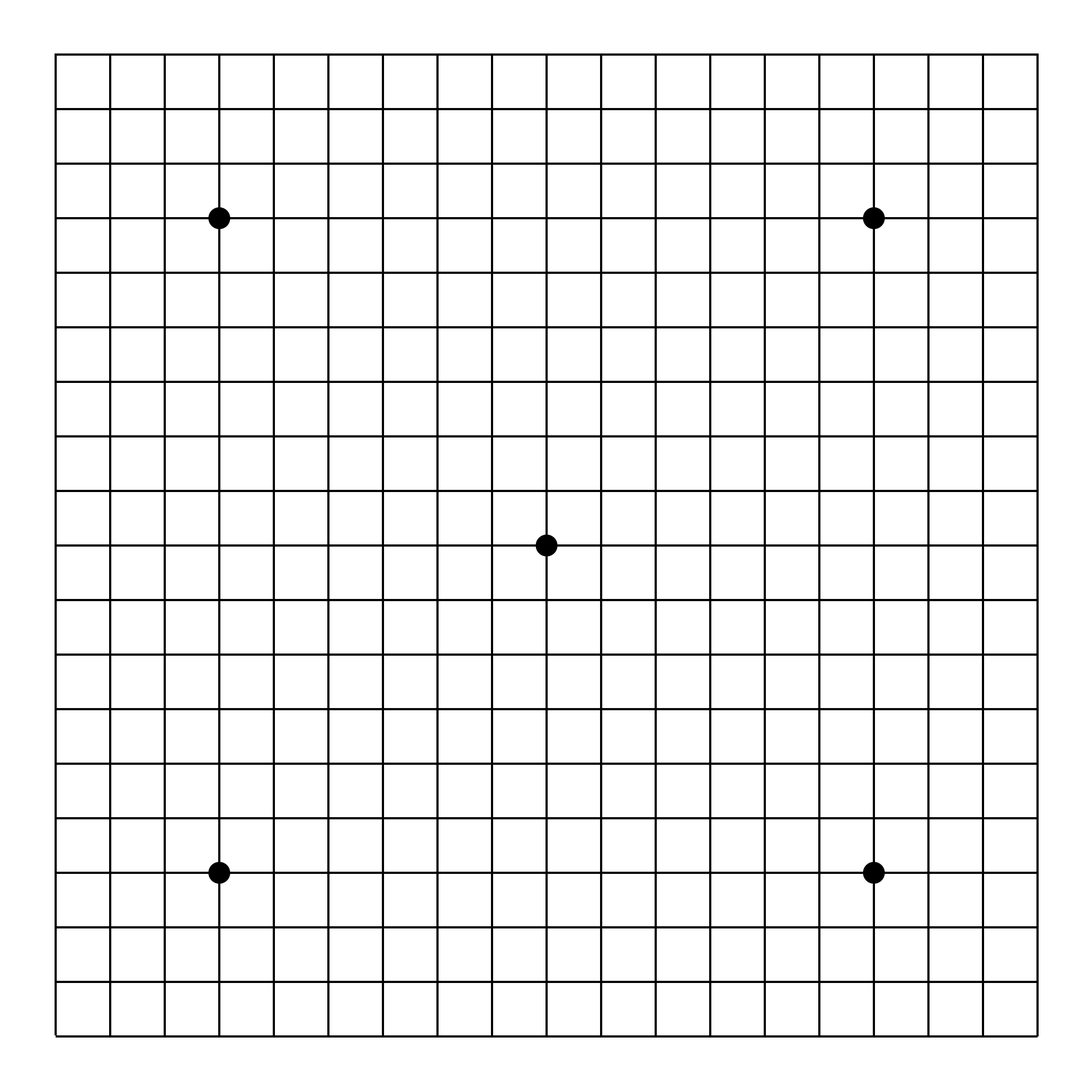
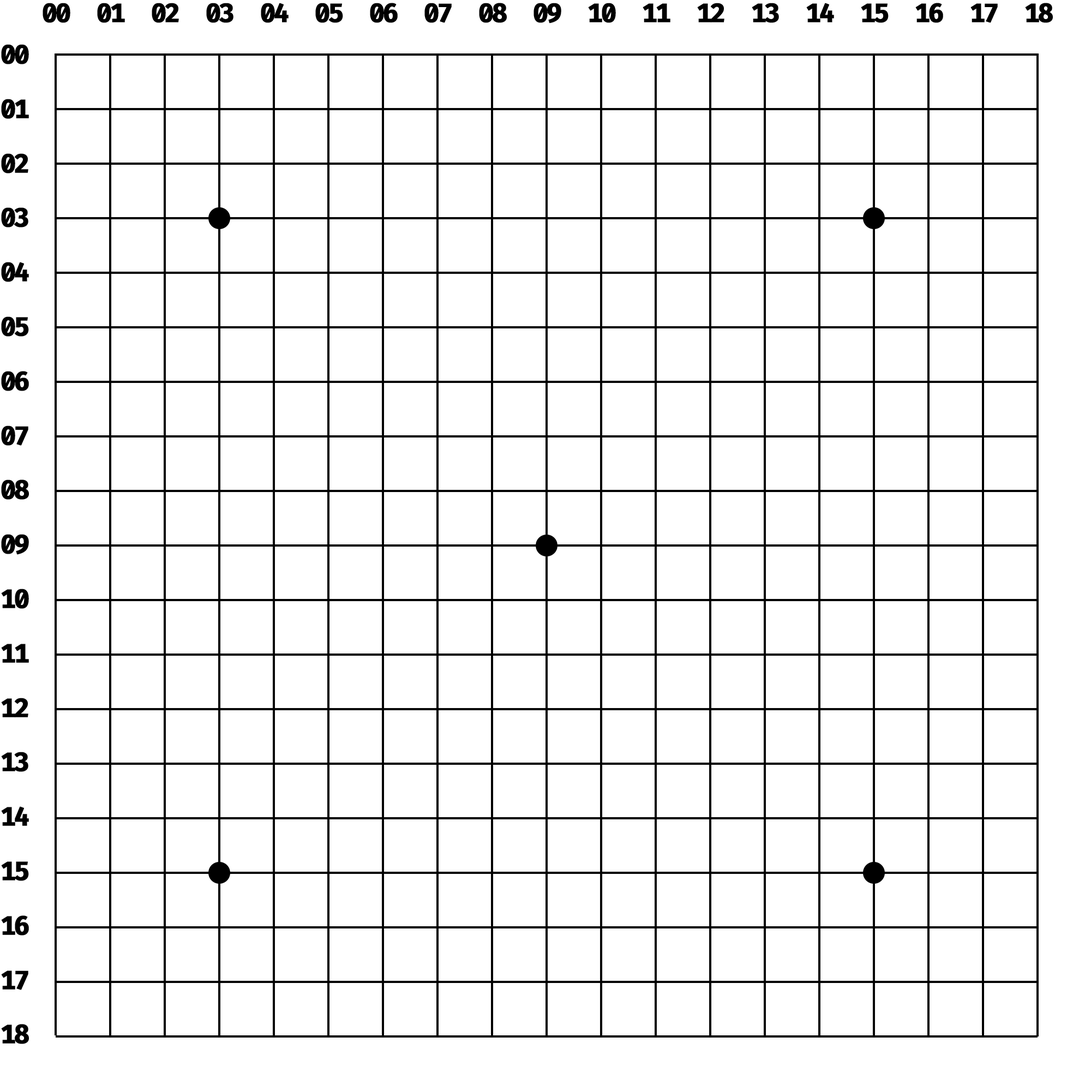
Layer changes from the first (1091, 1091) image to the second:
added group "label" with 2 layers above "point" over (1, 2, 1054, 1045)
added layer "horizontal" (1st of 2, in "label") in group "label" over (42, 2, 1054, 24)
added layer "vertical" (1st of 4, in "label") in group "label" over (1, 44, 29, 1045)
